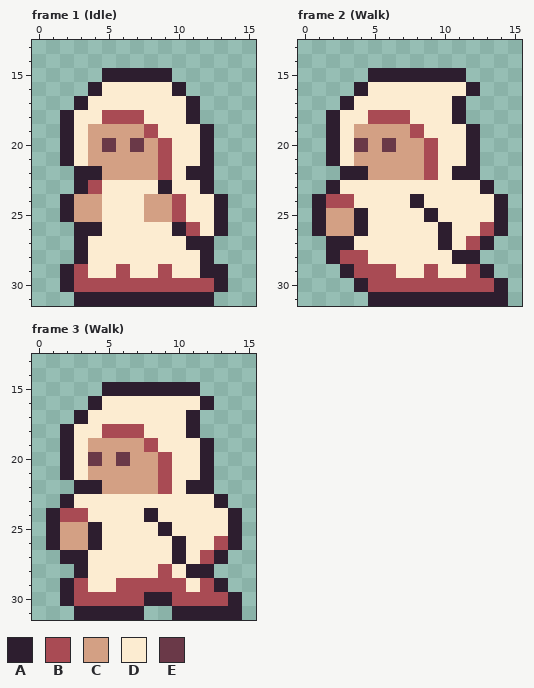
Pixel-art file: Assets/Art/People/Cleric.aseprite. Above is the file before it was changed.
16x32 pixels, 3 frames. Shown: frame 1 (Idle): x 0..15, y 13..31; frame 2 (Walk): x 0..15, y 13..31; frame 3 (Walk): x 0..15, y 13..31.
Palette (. is transparent): A #2d1e2f  B #a94b54  C #d3a084  D #fcecd1  E #6a3948
After:
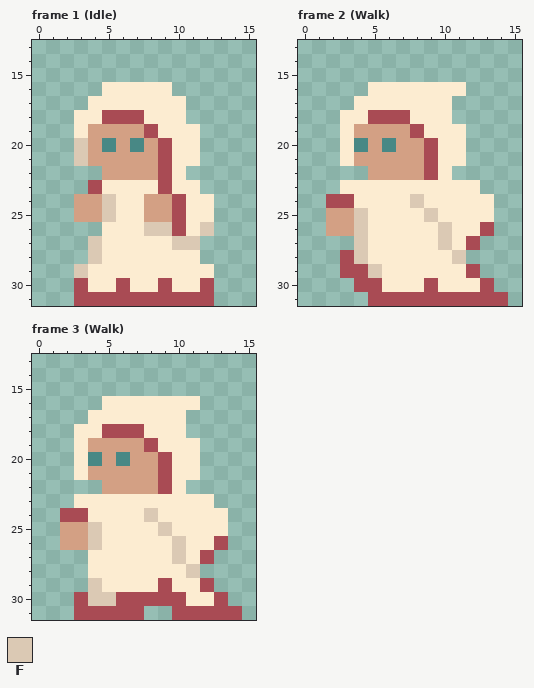
Colours new in this view: F #dbc9b4
Change:
colour E: #6a3948 -> #488885
Changed rows in their new state; - is a pixel that keeps its letter.
Frame 1 (Idle), layer "Cleric":
first column x 2:
15 ---.....----
16 --.-----.---
17 -.-------.--
18 .--------.--
19 .---------.-
20 .F--------.-
21 .F--------.-
22 -..------..-
23 -.-----B--.-
24 .--F-------.
25 .--F-------.
26 -..---FFBDF.
27 -.F-----FF.-
28 -.F-------.-
29 .F--D--D--D.
30 .-DD-DD-DD-.
31 -BBBBBBBBBB-
Frame 2 (Walk), layer "Cleric":
first column x 1:
15 ----.......---
16 ---.-------.--
17 --.-------.---
18 -.--------.---
19 -.---------.--
20 -.---------.--
21 -.---------.--
22 --..------..--
23 -.----------.-
24 .------F-----.
25 .--F----F----.
26 .--F-----F---.
27 -..F-----F--.-
28 -.-F------F.--
29 --B-FD--D---.-
30 ---B-DDD-DDD-.
31 ----BBBBBBBBBB
Frame 3 (Walk), layer "Cleric":
first column x 1:
15 ----.......---
16 ---.-------.--
17 --.-------.---
18 -.--------.---
19 -.---------.--
20 -.---------.--
21 -.---------.--
22 --..------..--
23 -.----------.-
24 .------F-----.
25 .--F----F----.
26 .--F-----F---.
27 -..------F--.-
28 --.-----D-F.--
29 -..F-DDD-D--.-
30 -.-FF--BB-DD-.
31 --BBBBB--BBBBB
Boxes around the changes in both pictures, in picture pixels (x1, y1, x2, y2):
changed: (60, 68, 228, 306)
changed: (312, 68, 508, 306)
changed: (46, 382, 242, 620)
